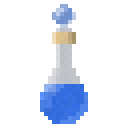
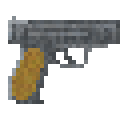
The second 128px x 128px image is a revision of the first. Changes to its layers:
added layer "Layer 14" above "Layer 13" over [8, 16, 120, 104]
added layer "Layer 13" above "Layer 12" over [8, 16, 120, 104]
hid "Layer 9" over [48, 52, 80, 84]
hid "Layer 4" over [40, 4, 88, 124]
hid "Layer 3" over [40, 4, 88, 124]
